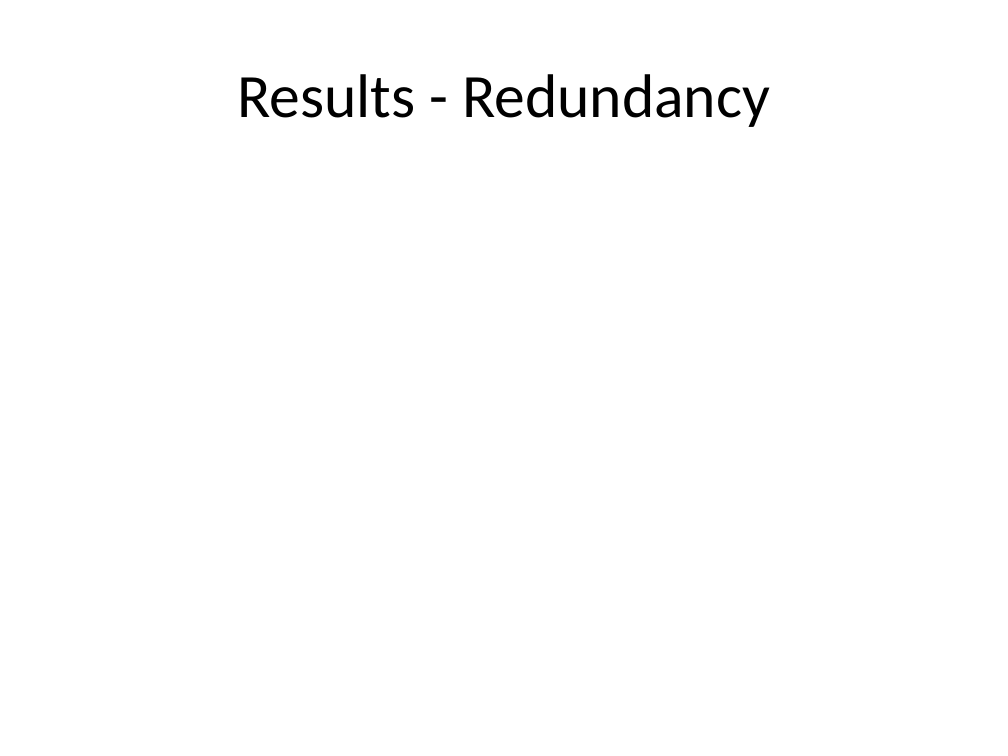
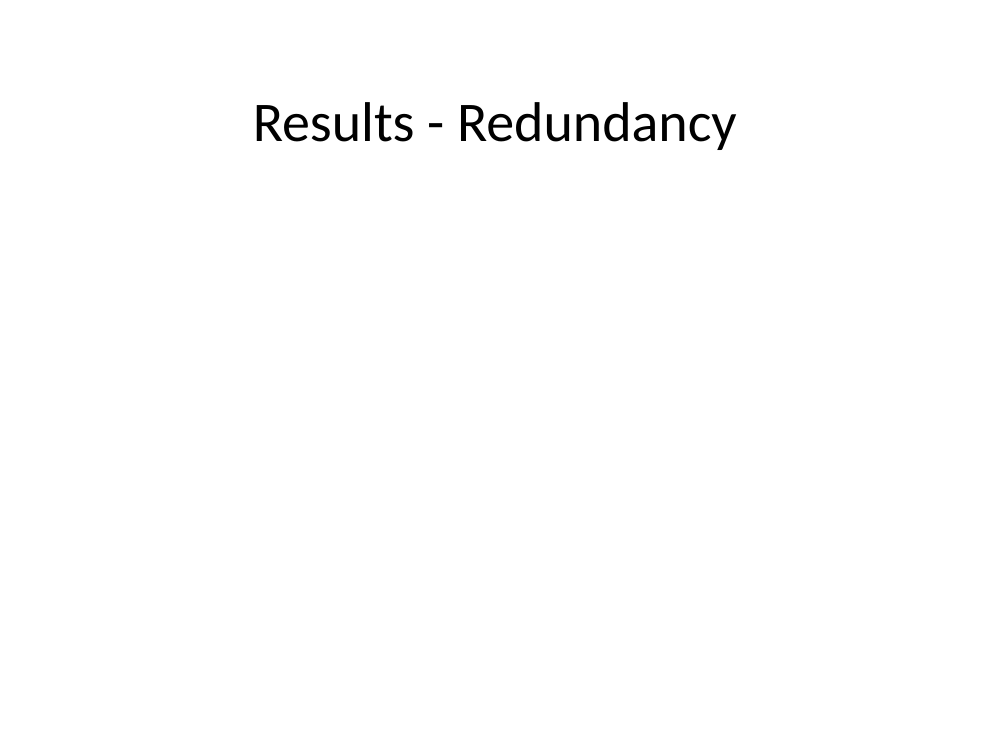
Before and after one commit to masomel/big-data-project, a slide deck: slide 13 of paper/Presentation_May17.pptx (slide 12 before the commit). Drawn at 1008x756 pixels with LibreOffice and Linux fonts; fonts in the diff are those of the drawing; background and template pictures are left out. Boxes give left, top, right and bottom in pixels: in the first picture for what was removed or moved away, otherwise in the second. Text is boxed around its words. In the diff, an @@ line names an element or a change of style, - is before the commit and + after.

```diff
--- a/paper/Presentation_May17.pptx
+++ b/paper/Presentation_May17.pptx
@@ text "Results - Redundancy" moved from (x1=237, y1=74, x2=770, y2=127) to (x1=253, y1=102, x2=737, y2=150) @@
@@ text "Results - Redundancy" at (x1=253, y1=102, x2=737, y2=150): size 44 to 40 pt @@
```
Also in this commit, not shown: 7 other slides changed, 8 slides added, 7 slides removed.
